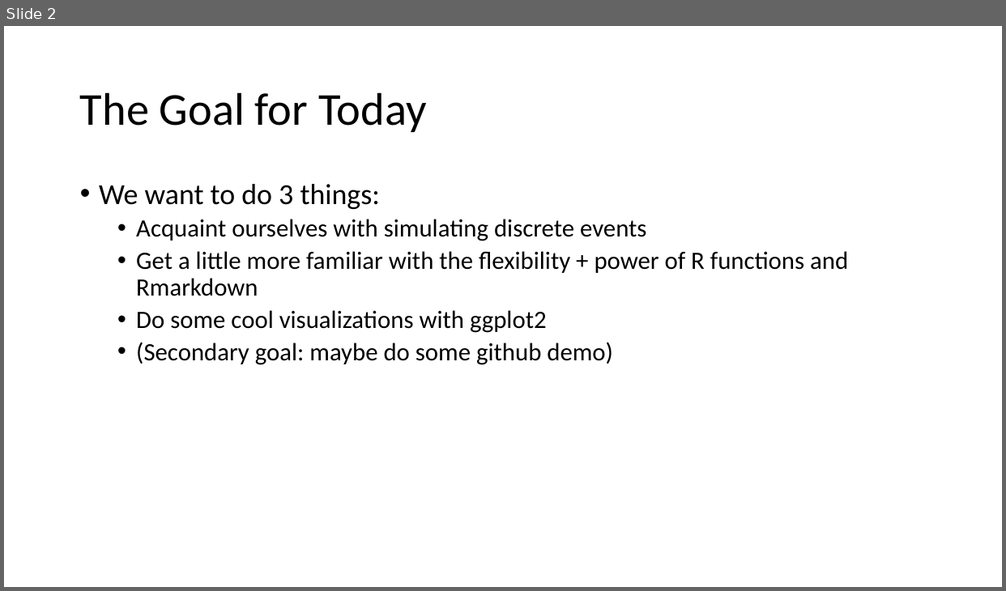
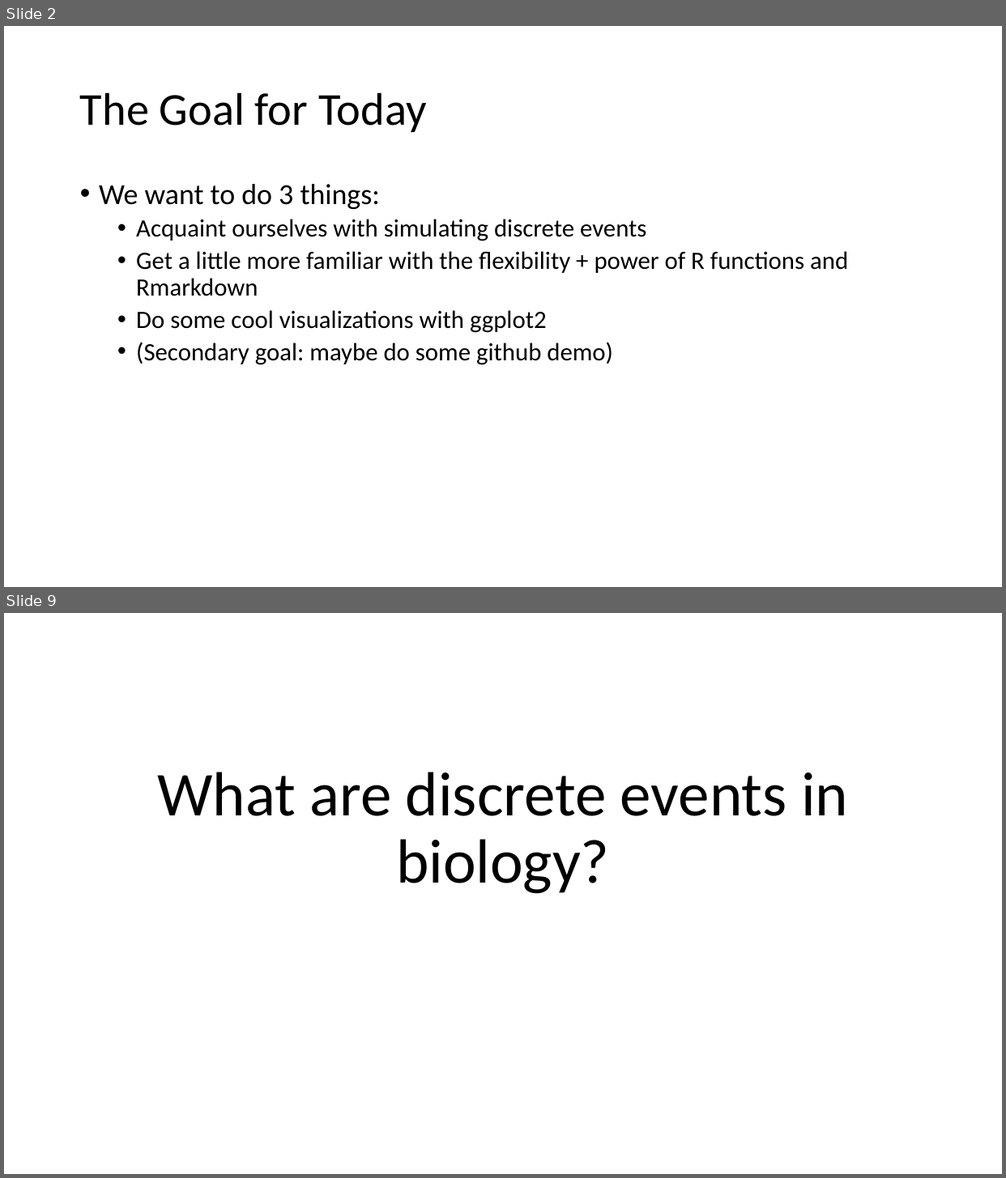
Before and after one commit to dmuratore/msmb_supplements, a slide deck: 10_28_ch1/slides/slides_ch1.pptx. Shown one above the other, each under a label of ours: slide 2 before the commit, slides 2 and 9 after it; the slides between them are not shown. The pictures are 1006x591 and 1006x1178 pixels, drawn with LibreOffice and Linux fonts; fonts in the diff are those of the drawing. Boxes give left, top, right and bottom in pixels: in the first picture for what was removed or moved away, otherwise in the second. Text is boxed around its words. In the diff, an @@ line names an element or a change of style, - is before the commit and + after.

```diff
--- a/10_28_ch1/slides/slides_ch1.pptx
+++ b/10_28_ch1/slides/slides_ch1.pptx
@@ slide 9 added at (4,613,1002,1174), background #FFFFFF @@
@@ title added at (157,772,848,894), 60 pt, text #000000 @@
+What are discrete events in biology?
```
Also in this commit, not shown: 8 other slides added, 1 slide removed, 1 other file.
